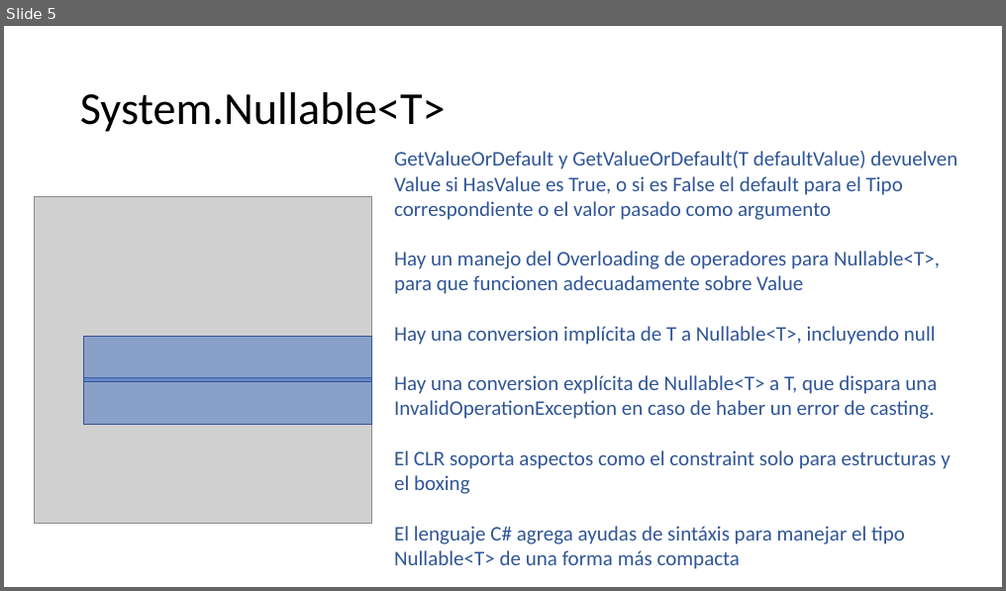
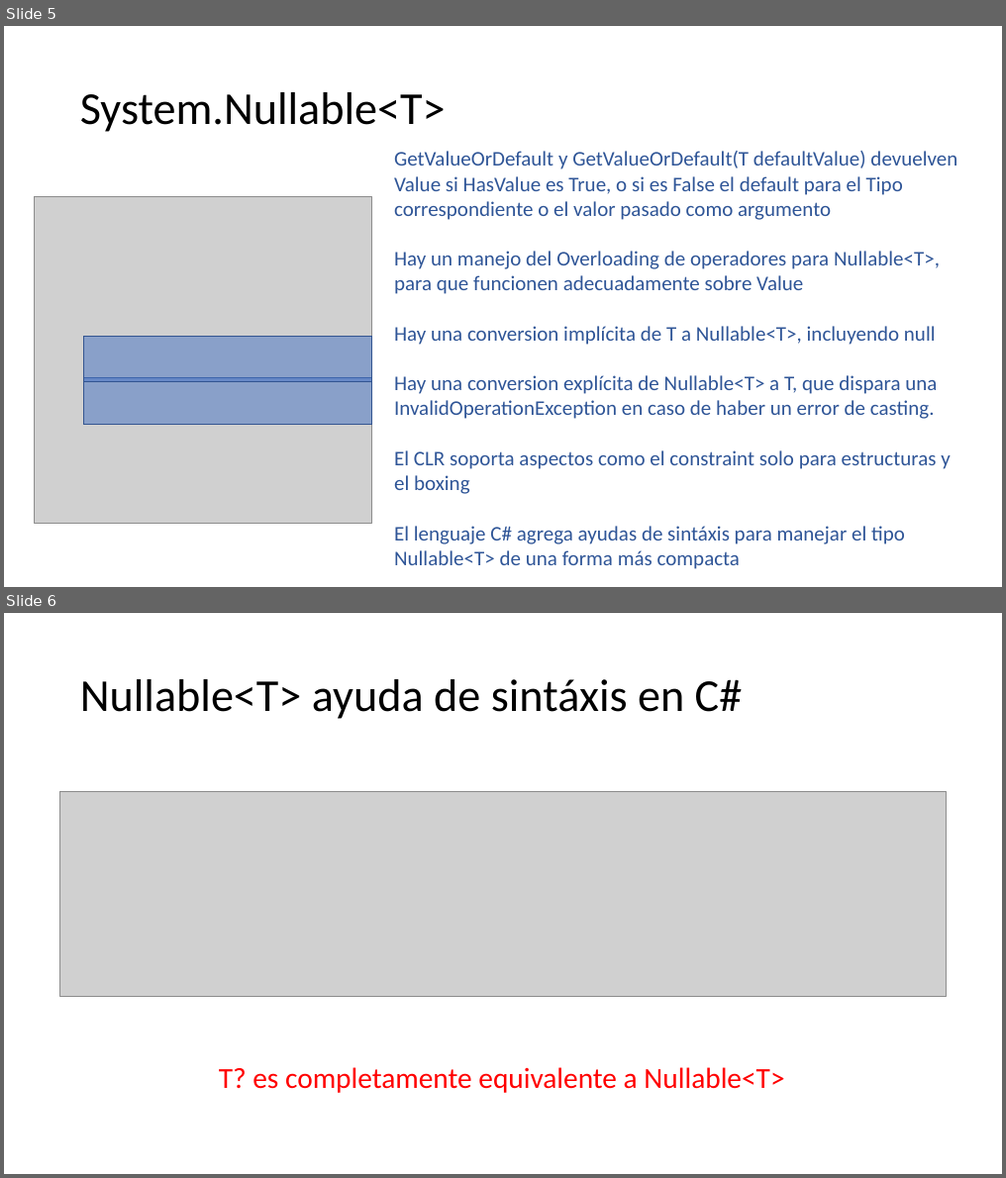
Before and after one commit to AlbertOsinaga/CursoNullable, a slide deck: Docs/Nullable.pptx. Shown one above the other, each under a label of ours: slide 5 before the commit, slides 5 and 6 after it. The pictures are 1006x591 and 1006x1178 pixels, drawn with LibreOffice and Linux fonts; fonts in the diff are those of the drawing; grey boxes stand for pictures. Boxes give left, top, right and bottom in pixels: in the first picture for what was removed or moved away, otherwise in the second. Text is boxed around its words. In the diff, an @@ line names an element or a change of style, - is before the commit and + after.

Commit message:
Cliente - Nullable con ?

```diff
--- a/Docs/Nullable.pptx
+++ b/Docs/Nullable.pptx
@@ slide 6 added at [4, 613, 1002, 1174], background #FFFFFF @@
@@ title added at [80, 679, 743, 719], 44 pt, text #000000 @@
+Nullable<T> ayuda de sintáxis en C#
@@ picture added at [59, 791, 946, 996] @@
@@ text added at [219, 1067, 784, 1093], 28 pt, text #FF0000 @@
+T? es completamente equivalente a Nullable<T>
```
Also in this commit, not shown: 2 other files.
